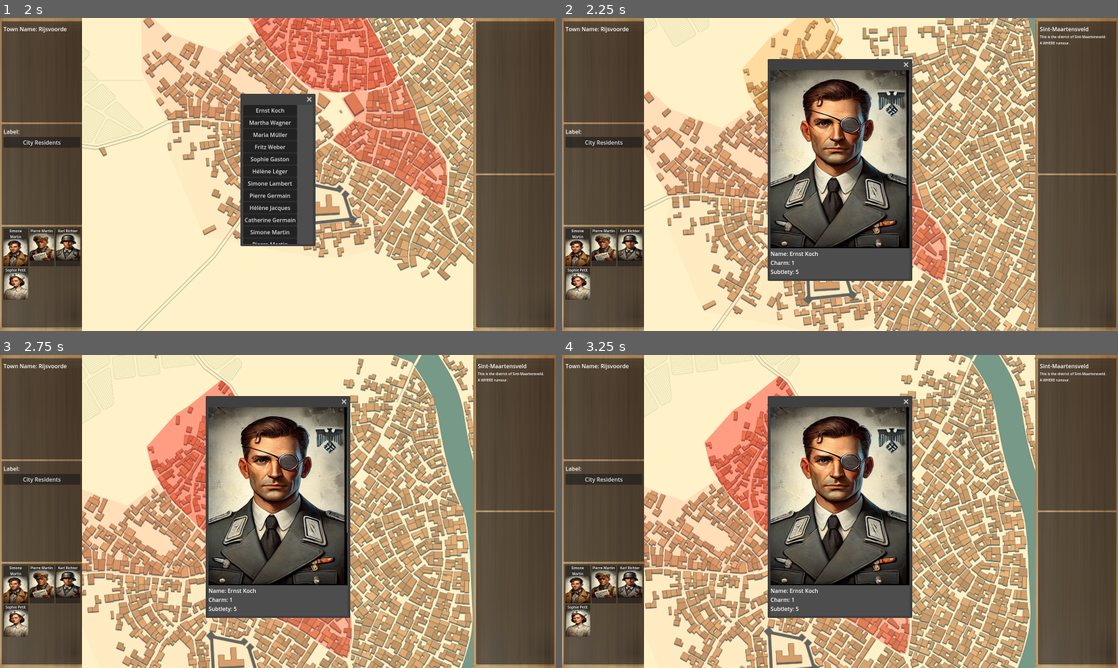
Above: before the commit, frames 1-4 (two rows, left to right).
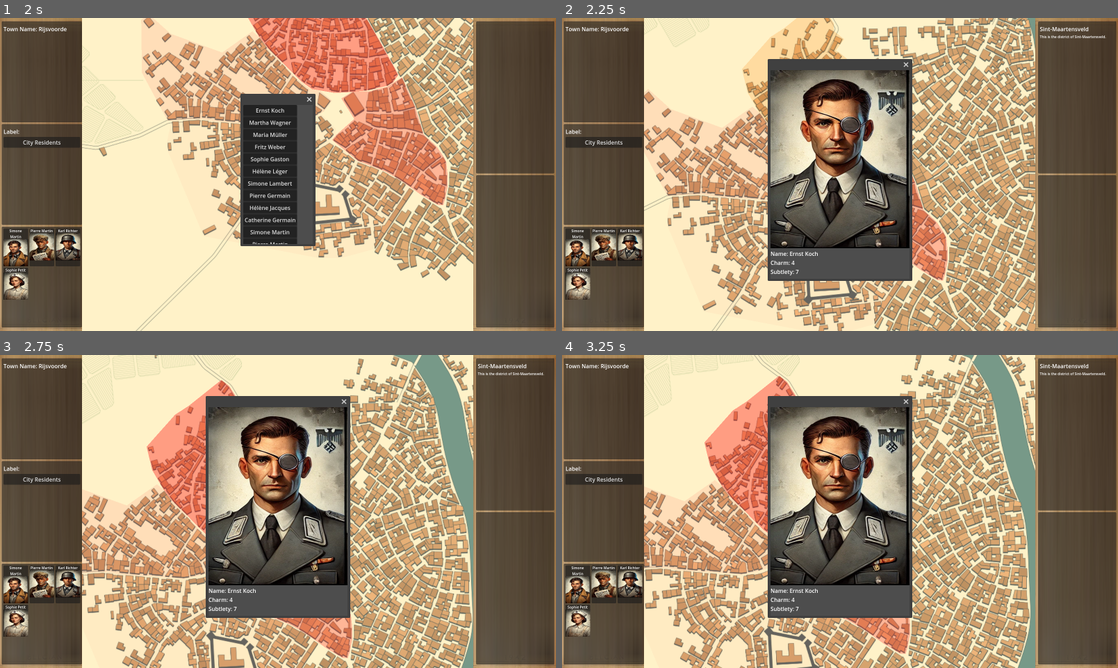
Above: after the commit, the same moments.

Repository: Stormwind-Gaming/stw-gogj-24
Game: Godot game, scene res://scenes/map.tscn
The game is run twice, just before and just after one commit, with the same random seed, the same clock (stepped at 60 frames per second) and the same inputs.
Inputs (mouse positions are in pixels of both pictures, inside the frame that each line leads up to):
- Up to frame 1 (2 s): click "City Residents" at 0.5 s; click (16, 252) at 1.27 s
- Up to frame 2 (2.25 s): click "Ernst Koch" at 2 s
- Up to frame 3 (2.75 s): no input
- Up to frame 4 (3.25 s): click "Martha Wagner" at 2.75 s

Frame 1 is identical in both runs. In frame 2, less than 0.1% of the frame differs, in the area x 41-92%, y 7-82%; in frame 3, less than 0.1%; in frame 4, less than 0.1%.

Commit message:
Espionage action logic

Diff:
--- a/scripts/characters/character.gd
+++ b/scripts/characters/character.gd
@@ -26,17 +26,23 @@
 	self.gender = profile['gender']
 	self.picture = profile['image_path']
 
-	self.charm = _generateStat(1,10)
-	self.subtlety = _generateStat(1,10)
-	self.smarts = _generateStat(1,10)
+	self.charm = _generateBellCurveStat()
+	self.subtlety = _generateBellCurveStat()
+	self.smarts = _generateBellCurveStat()
 
-	self.sympathy = _generateStat(1,100)
+	self.sympathy = _generateLinearStat(1,100)
 
 	self.id = GlobalRegistry.register_object(GlobalRegistry.Registry_Category.CHARACTER, self, self.first_name + '_' + self.last_name)
 
-func _generateStat(min:int, max:int) -> int:
+func _generateLinearStat(min:int, max:int) -> int:
 	return randi() % max + min
 	GlobalRegistry.register_object(GlobalRegistry.Registry_Category.CHARACTER, self, self.first_name + ' ' + self.last_name)
 
+func _generateBellCurveStat() -> int:
+	var total = 0
+	for i in range(3):
+		total += randi() % 4 + 1
+	return total - 2
+
 func get_full_name() -> String:
 	return first_name + ' ' + last_name
--- a/scripts/enums.gd
+++ b/scripts/enums.gd
@@ -26,3 +26,9 @@
 	WHERE,
 	WHEN
 }
+
+enum StatCheckType {
+	SUBTLETY,
+	SMARTS,
+	CHARM
+}
--- a/scripts/game_controller.gd
+++ b/scripts/game_controller.gd
@@ -1,4 +1,4 @@
-extends Object
+extends Node
 
 # Enum for the types of actions
 enum ActionType { ESPIONAGE }
@@ -26,8 +26,10 @@
 
 # Method to add an action
 func add_action(poi: PointOfInterest, character: Character, action_type: ActionType, additional_info: Dictionary = {}) -> void:
+	print("Adding action:", poi, character, action_type)
 	var new_action = Action.new(poi, character, action_type, additional_info)
 	actions.append(new_action)
+
 
 # Method to process a turn
 func process_turn() -> void:
@@ -36,14 +38,49 @@
 
 	for action in actions:
 		var log_message: String
+		var success: bool = false
 		match action.action_type:
 			ActionType.ESPIONAGE:
+				print("Action: ", action.poi, action.character)
 				log_message = "Processing ESPIONAGE action at " + str(action.poi) + " by " + str(action.character)
-				if "second_character" in action.additional_info:
-					log_message += ". Involves second character: " + str(action.additional_info["second_character"])
-				# Implement ESPIONAGE logic here
 				current_turn_log.append(log_message)
-				print(log_message)  # Output to the console
+
+				# TODO: Implement ESPIONAGE logic here
+				if(_bounded_sigmoid_check(action.character.subtlety)):
+					log_message = "Succeeded subtlety check..."
+					current_turn_log.append(log_message)
+
+					match action.poi.stat_check_type:
+						Enums.StatCheckType.SMARTS:
+							if(_bounded_sigmoid_check(action.character.smarts)):
+								log_message = "Succeeded smarts check..."
+								current_turn_log.append(log_message)
+								success = true
+							else:
+								log_message = "Failed smarts check..."
+								current_turn_log.append(log_message)
+						Enums.StatCheckType.CHARM:
+							if(_bounded_sigmoid_check(action.character.charm)):
+								log_message = "Succeeded charm check..."
+								current_turn_log.append(log_message)
+								success = true
+							else:
+								log_message = "Failed charm check..."
+								current_turn_log.append(log_message)
+
+
+		if success:
+			log_message = "The mission was a success!"
+			current_turn_log.append(log_message)
+			IntelFactory.create_rumour(action.poi.rumour_config)
+		else:
+			log_message = "The mission was a failure! :("
+			current_turn_log.append(log_message)
+
+
+	# Output current turn log to the console
+	for each_log_message in current_turn_log:
+		print(each_log_message)
 
 	# Store the logs for this turn
 	turn_logs.append(current_turn_log)
@@ -55,3 +92,16 @@
 	if turn < 1 or turn > turn_logs.size():
 		return []
 	return turn_logs[turn - 1]  # Return the log for the specified turn
+
+func _bounded_sigmoid_check(stat: int, bottom_bound: float = 20.0, upper_bound: float = 80.0) -> bool:
+	# Calculate the sigmoid-based success chance
+	var k = 1.0  # Steepness of the curve
+	var m = 5.0  # Midpoint of the curve
+	var raw_chance = 100 / (1 + exp(-k * (stat - m)))
+
+	# Scale the raw chance to fit within the bottom and upper bounds
+	var success_chance = bottom_bound + (upper_bound - bottom_bound) * (raw_chance / 100)
+
+	# Roll a random number between 0 and 100 and compare to the success chance
+	var roll = randf() * 100
+	return roll < success_chance
--- a/scripts/intel/intel.gd
+++ b/scripts/intel/intel.gd
@@ -13,7 +13,3 @@
 	self.description = description
 
 	GlobalRegistry.register_object(GlobalRegistry.Registry_Category.INTEL, self)
-
-
-func gather():
-	print("Gathering intel: " + description)
--- a/scripts/intel/intel_factory.gd
+++ b/scripts/intel/intel_factory.gd
@@ -2,45 +2,58 @@
 
 class_name IntelFactory
 
-static func create_rumour(who_chance: int, where_chance: int, what_chance: int, when_chance: int) -> Intel:
+# Structure to store each action
+class RumourConfig:
+	var who_chance: int
+	var where_chance: int
+	var what_chance: int
+	var when_chance: int
+
+	# Constructor for the RumourConfig class
+	func _init(who_chance: int, where_chance: int, what_chance: int, when_chance: int):
+		self.who_chance = who_chance
+		self.where_chance = where_chance
+		self.what_chance = what_chance
+		self.when_chance = when_chance
+
+		# Calculate the total chances
+		var total_chances = self.who_chance + self.where_chance + self.what_chance + self.when_chance
+
+		# If the total is not 100, scale the chances proportionally
+		if total_chances != 100:
+			if total_chances == 0:
+				push_error("Error: All chances are zero. Cannot generate a rumour.")
+			else:
+				# Calculate the scaling factor
+				var scale_factor = 100.0 / total_chances
+
+				# Scale the chances
+				self.who_chance = int(self.who_chance * scale_factor)
+				self.where_chance = int(self.where_chance * scale_factor)
+				self.what_chance = int(self.what_chance * scale_factor)
+				self.when_chance = int(self.when_chance * scale_factor)
+
+				print("Scaled chances to 100%: Who: %d, Where: %d, What: %d, When: %d" %
+					  [self.who_chance, self.where_chance, self.what_chance, self.when_chance])
+
+static func create_rumour(config: RumourConfig) -> Intel:
 	print("Creating rumour...")
 
 	var level: Enums.IntelLevel
 	var type: Enums.IntelType
 	var description: String
 
-	# Calculate the total chances
-	var total_chances = who_chance + where_chance + what_chance + when_chance
-
-	# If the total is not 100, scale the chances proportionally
-	if total_chances != 100:
-		if total_chances == 0:
-			push_error("Error: All chances are zero. Cannot generate a rumour.")
-			return null
-
-		# Calculate the scaling factor
-		var scale_factor = 100.0 / total_chances
-
-		# Scale the chances
-		who_chance = int(who_chance * scale_factor)
-		where_chance = int(where_chance * scale_factor)
-		what_chance = int(what_chance * scale_factor)
-		when_chance = int(when_chance * scale_factor)
-
-		print("Scaled chances to 100%: Who: %d, Where: %d, What: %d, When: %d" %
-			  [who_chance, where_chance, what_chance, when_chance])
-
 	# Generate a random number between 0 and 100
 	var random_value = randi() % 100
 
 	# Determine the type of rumour based on the random value and chances
-	if random_value < who_chance:
+	if random_value < config.who_chance:
 		type = Enums.IntelType.WHO
 		description = "A WHO rumour."
-	elif random_value < who_chance + where_chance:
+	elif random_value < config.who_chance + config.where_chance:
 		type = Enums.IntelType.WHERE
 		description = "A WHERE rumour."
-	elif random_value < who_chance + where_chance + what_chance:
+	elif random_value < config.who_chance + config.where_chance + config.what_chance:
 		type = Enums.IntelType.WHAT
 		description = "A WHAT rumour."
 	else:
@@ -51,5 +64,5 @@
 
 	return Intel.new(Enums.IntelLevel.RUMOUR, type, description)
 
-func combine_rumours(rumours:Array):
-	print("Combining rumour...")
+func combine_rumours(rumours: Array):
+	print("Combining rumours...")
--- a/scripts/map.gd
+++ b/scripts/map.gd
@@ -25,6 +25,9 @@
 	var pois = GlobalRegistry.get_all_objects(GlobalRegistry.Registry_Category.POI)
 	var characters = GlobalRegistry.get_all_objects(GlobalRegistry.Registry_Category.CHARACTER)
 
+	GameController.add_action(pois[pois.keys().front()], characters[characters.keys().front()], GameController.ActionType.ESPIONAGE)
+	GameController.process_turn()
+
 #region Districts
 
 func _set_district_details(district: District) -> void:
@@ -33,10 +36,7 @@
 	Globals.district_names.erase(Globals.district_names.find(district_name))
 	var district_description = "This is the district of " + district_name + "."
 
-	# Generate a random rumour
-	var rumour: Intel = IntelFactory.create_rumour(25,25,25,25)
-
-	district.set_district_details(district_name, district_description, rumour.description)
+	district.set_district_details(district_name, district_description, "")
 
 	district.connect("district_hovered", _on_district_hovered)
 	district.connect("district_unhovered", _on_district_unhovered)
--- a/scripts/pois/poi.gd
+++ b/scripts/pois/poi.gd
@@ -1,6 +1,10 @@
 extends Area2D
 class_name PointOfInterest
 
+#TODO: Dynamically change rumour_config for each POI, currently this gives all POI an equal chance of every rumour type
+var rumour_config : IntelFactory.RumourConfig = IntelFactory.RumourConfig.new(25,25,25,25)
+#TODO: Dynamically change stat_check_type for each POI, currently this gives all POI SMARTS type checks
+var stat_check_type: Enums.StatCheckType = Enums.StatCheckType.SMARTS
 var poi_name: String = ""
 var poi_description: String = ""
 
